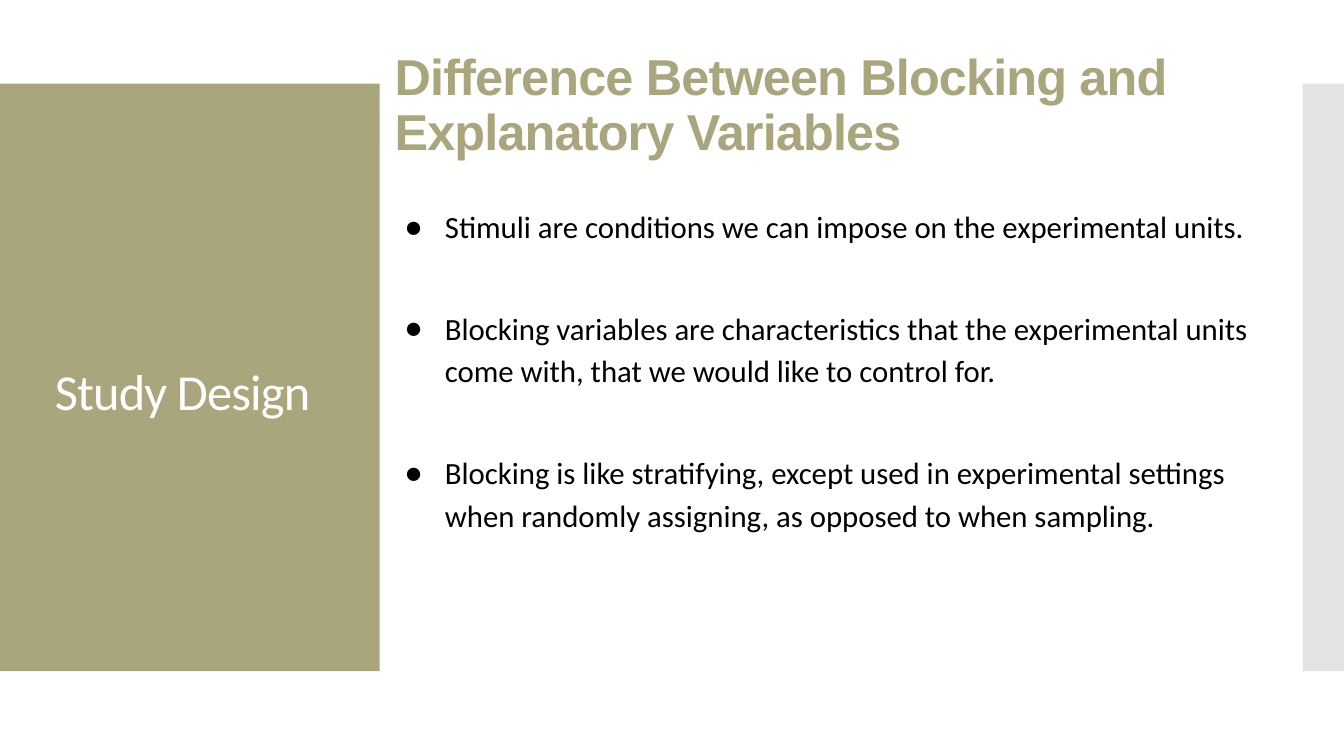
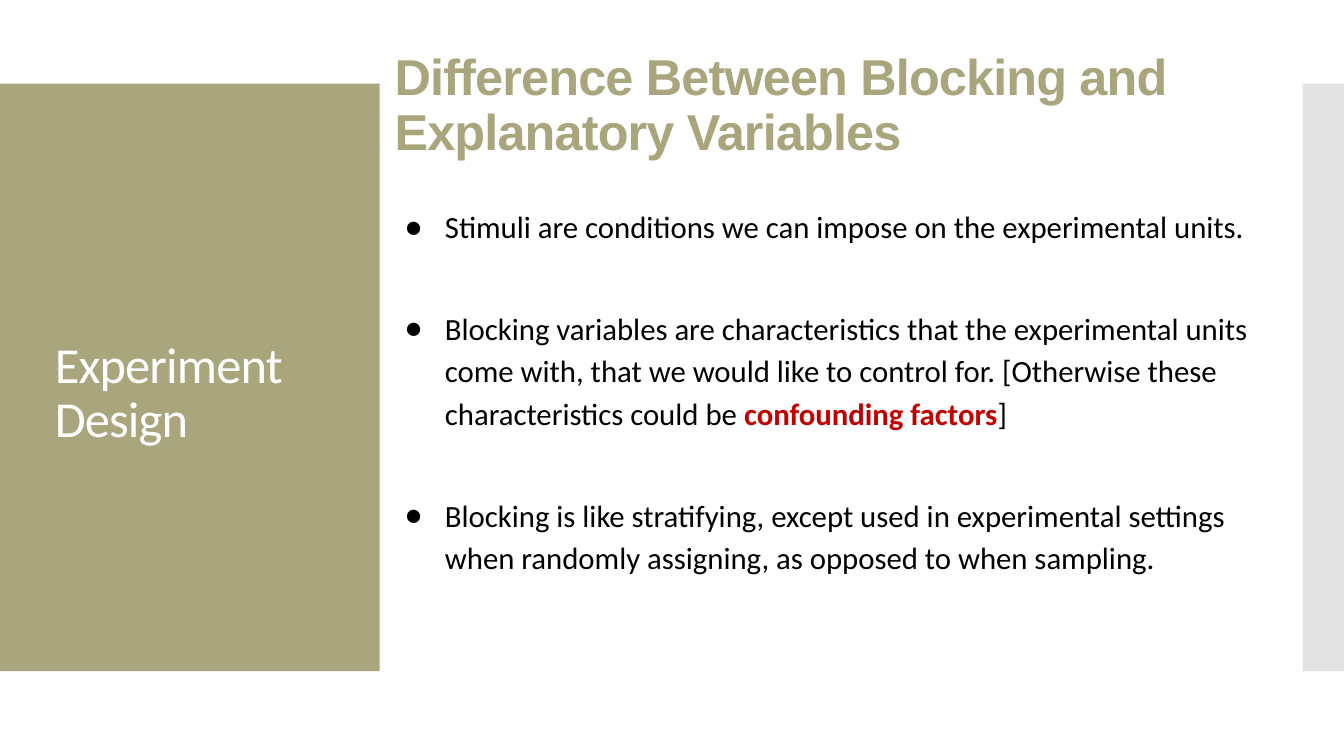
Before and after one commit to amosca01/MATH108-F23, a slide deck: slide 65 of slides/02-data-collection.pptx (slide 55 before the commit). Drawn at 1344x756 pixels with LibreOffice and Linux fonts; fonts in the diff are those of the drawing. Boxes give left, top, right and bottom in pixels: in the first picture for what was removed or moved away, otherwise in the second. Text is boxed around its words. In the diff, an @@ line names an element or a change of style, - is before the commit and + after.

```diff
--- a/slides/02-data-collection.pptx
+++ b/slides/02-data-collection.pptx
@@ text at <box>445,318,1248,431</box>: text changed @@
-● Blocking variables are characteristics that the experimental units come with, that we would like to control for.
+● Blocking variables are characteristics that the experimental units come with, that we would like to control for. [Otherwise these characteristics could be confounding factors]
@@ text at <box>55,348,283,446</box>: text changed @@
-Study Design
+Experiment Design
```
Also in this commit, not shown: 19 other slides changed, 12 slides added, 2 slides removed, 3 other files.
